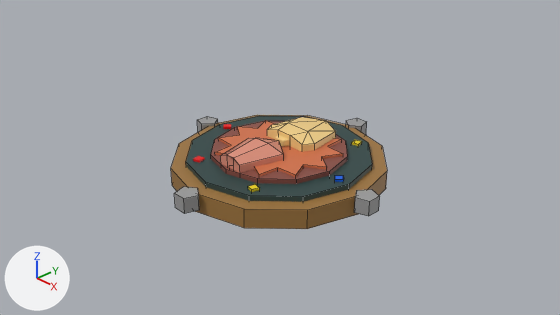
What one commit did to the Blender file Visual Project FIles/compass shield thing.blend.
Rendered twice from the file's camera 'Camera'. Lighting does not change. The marker at lower left points along +X, +Y and +Z. Mesh edges are drawn as thin lines on the coarser meshes.
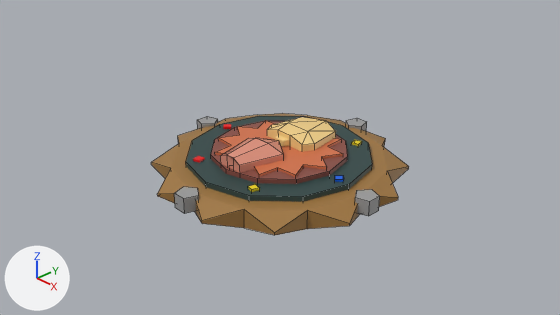
Where the change shows, as pixel boxes [x1, y1, x2, y2] in the pictures (560 x 315 px):
'Cylinder.007', reshaped (19% wider, 7% taller): before [171, 115, 387, 229]; after [151, 113, 409, 235]

The change in detail:
me_cylinder_009 is used by ob_cylinder_007; location (0.0, 0.0, -0.081); rotation (0.0, 0.0, -0.262), in degrees (0, 0, -15); scale (1.12, 1.12, 1.12).
me_cylinder_009 had 24 vertices, 14 faces and spanned x -1.35..1.35, y -1.35..1.35, z -0.23..0.03.
me_cylinder_009 now has 48 vertices, 26 faces and spans x -1.67..1.67, y -1.67..1.67, z -0.23..0.03.
Part 1, on me_cylinder_009:
14 faces are deleted.
12 vertices are added at x -1.67..1.67, y -1.67..1.67, z -0.12.
12 new vertices lie (0.0, 0.0, 0.04) away from vertices in x -1.67..1.67, y -1.67..1.67, z -0.12.
26 new faces join them.
